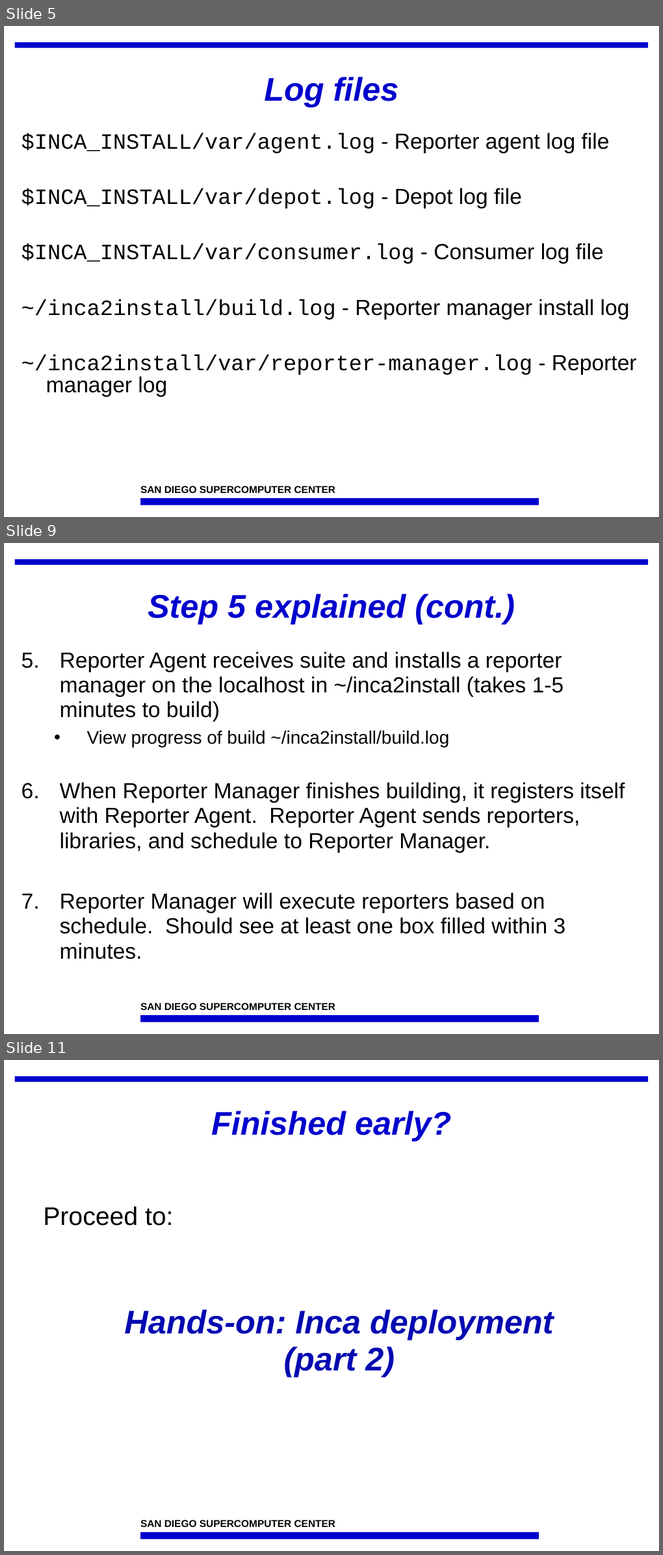
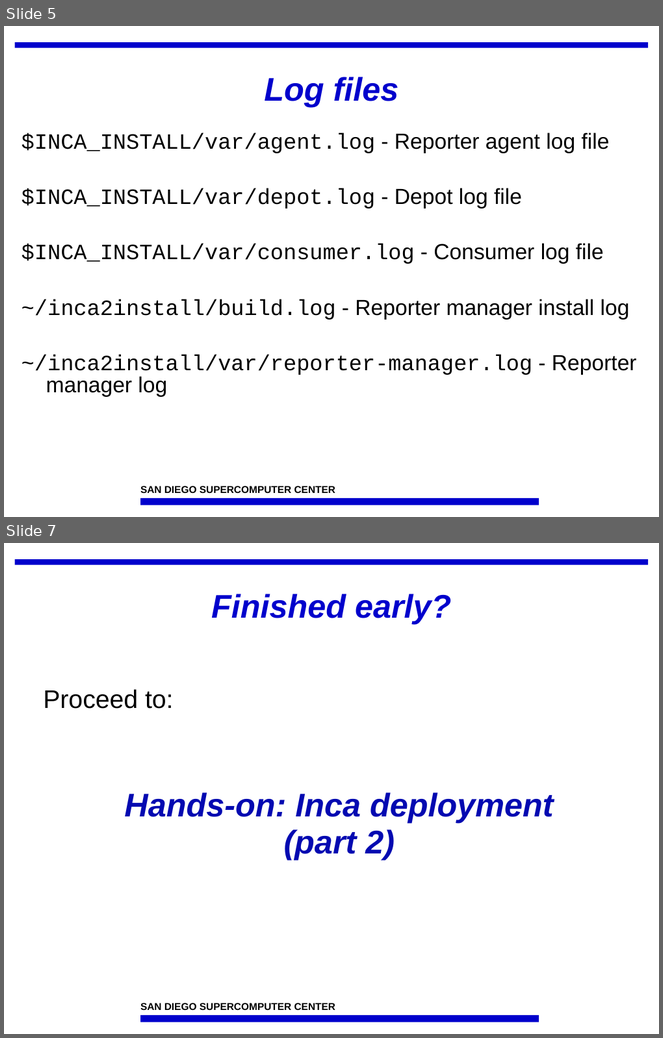
Before and after one commit to IncaProject/inca-xsede, a slide deck: talks/feb-06-workshop/deploy1.ppt. Shown one above the other, each under a label of ours: slides 5, 9 and 11 before the commit, slides 5 and 7 after it; the slides between them are not shown. The pictures are 663x1555 and 663x1038 pixels, drawn with LibreOffice and Linux fonts; fonts in the diff are those of the drawing; background and template pictures are left out. Boxes give left, top, right and bottom in pixels: in the first picture for what was removed or moved away, otherwise in the second. Text is boxed around its words. In the diff, an @@ line names an element or a change of style, - is before the commit and + after.

Commit message:
remove step 5 details (in guide now)

```diff
--- a/talks/feb-06-workshop/deploy1.ppt
+++ b/talks/feb-06-workshop/deploy1.ppt
@@ slide 9 removed at (x1=4, y1=543, x2=659, y2=1034), background #FFFFFF; not listed: 3 template elements that a slide beside it also shows @@
@@ title removed at (x1=148, y1=594, x2=515, y2=624) @@
-Step 5 explained (cont.)
@@ text removed at (x1=60, y1=652, x2=625, y2=960) @@
-5. Reporter Agent receives suite and installs a reporter manager on the localhost in ~/inca2install (takes 1-5 minutes to build)
-  • View progress of build ~/inca2install/build.log
-6. When Reporter Manager finishes building, it registers itself with Reporter Agent. Reporter Agent sends reporters, libraries, and schedule to Reporter Manager.
-7. Reporter Manager will execute reporters based on schedule. Should see at least one box filled within 3 minutes.
@@ what was slide 11 is now slide 7 @@
```
Also in this commit, not shown: 1 slide changed, 3 other slides removed, 1 other file.
